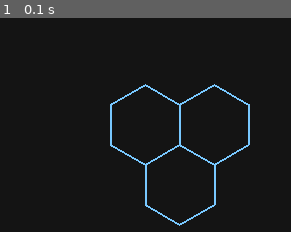
Above: before the commit, frame 1.
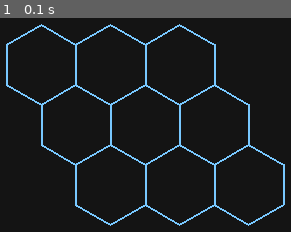
Above: after the commit, the same moment.

Repository: 0utsights/Projects
Game: pygame game, started from PygameHexgridDemo.py
Same seed, same stepped clock (60 frames per second), same inputs: the game is played once before the commit and once after it.
Inputs:
- Up to frame 1 (0.1 s): no input

The runs differ from the first frame. In frame 1, 2.7% of the frame differs, in the area x 2-98%, y 2-98%.

Commit message:
final coordinate placed hexgrid (just increased size) moving to procedural next

Diff:
--- a/PygameHexgridDemo.py
+++ b/PygameHexgridDemo.py
@@ -19,10 +19,17 @@
         y = cy + size * math.sin(angle)
         points.append((x, y))
     return points
+
 hexes = [
     (0,0),
     (1,0),
-    (0,1)
+    (0,1),
+    (1,1),
+    (-1,0),
+    (0,-1),
+    (-1,-1),
+    (1,-1),
+    (-1,1)
 ]
 
 # GAME LOOP
